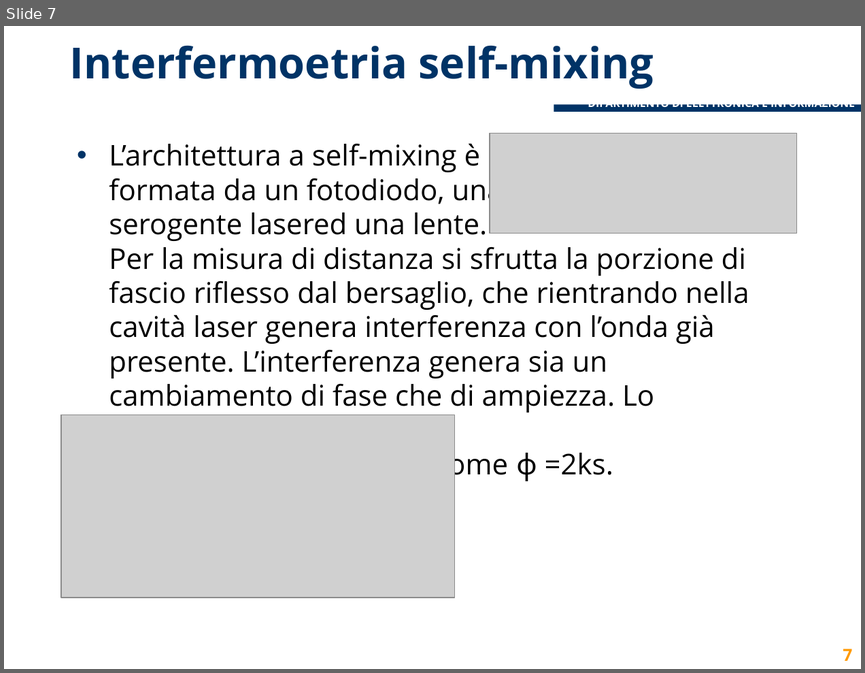
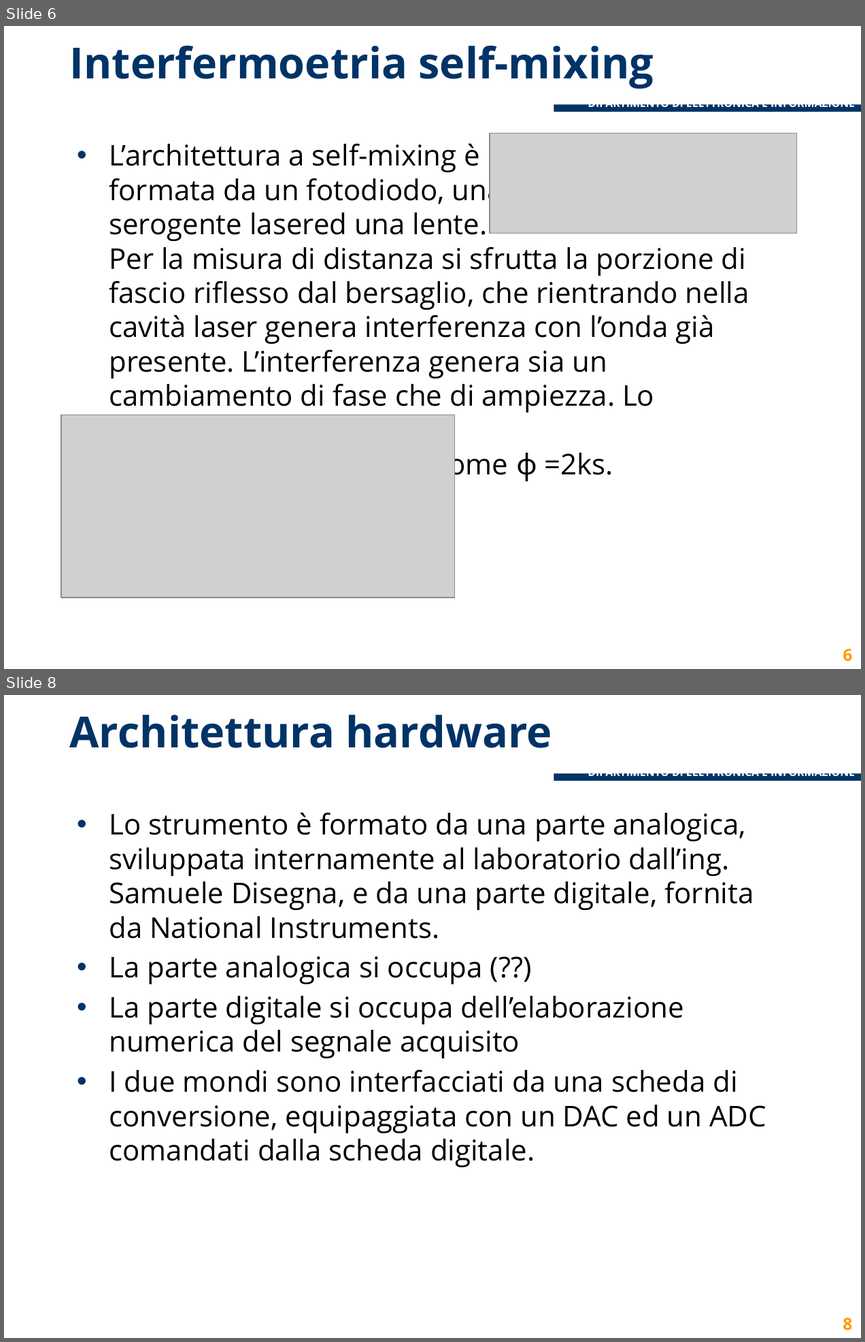
Before and after one commit to lcavagnispolimi/thesis_latex, a slide deck: Presentazione standard2.pptx. Shown one above the other, each under a label of ours: slide 7 before the commit, slides 6 and 8 after it; the slides between them are not shown. The pictures are 865x673 and 865x1342 pixels, drawn with LibreOffice and Linux fonts; fonts in the diff are those of the drawing; grey boxes stand for pictures; background and template pictures are left out. Boxes give left, top, right and bottom in pixels: in the first picture for what was removed or moved away, otherwise in the second. Text is boxed around its words. In the diff, an @@ line names an element or a change of style, - is before the commit and + after.

```diff
--- a/Presentazione standard2.pptx
+++ b/Presentazione standard2.pptx
@@ slide 8 added at (4,695,861,1338), background #FFFFFF; not listed: 2 template elements that a slide beside it also shows @@
@@ title added at (70,715,552,748), 36 pt, text #003366, bold @@
+Architettura hardware
@@ text added at (109,812,766,1167), 24 pt, text #000000 @@
+• Lo strumento è formato da una parte analogica, sviluppata internamente al laboratorio dall’ing. Samuele Disegna, e da una parte digitale, fornita da National Instruments.
+• La parte analogica si occupa (??)
+• La parte digitale si occupa dell’elaborazione numerica del segnale acquisito
+• I due mondi sono interfacciati da una scheda di conversione, equipaggiata con un DAC ed un ADC comandati dalla scheda digitale.
@@ page number added at (842,1317,852,1330), 14 pt, text #FF9900, bold @@
+8
@@ what was slide 7 is now slide 6 @@
@@ page number at (842,648,852,661): text changed @@
-7
+6
```
Also in this commit, not shown: 2 slides changed, 13 other slides added, 1 other file.
